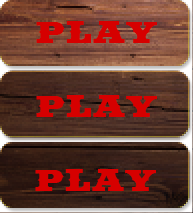
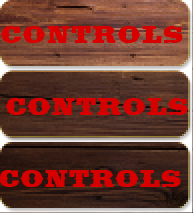
Layer changes from the first 193px x 213px image to the second:
renamed "PLAY" to "CONTROLS", painted on it over left=0, top=169, right=181, bottom=191
renamed "PLAY" to "CONTROLS", painted on it over left=5, top=95, right=188, bottom=117
renamed "PLAY" to "CONTROLS", painted on it over left=0, top=21, right=183, bottom=43
